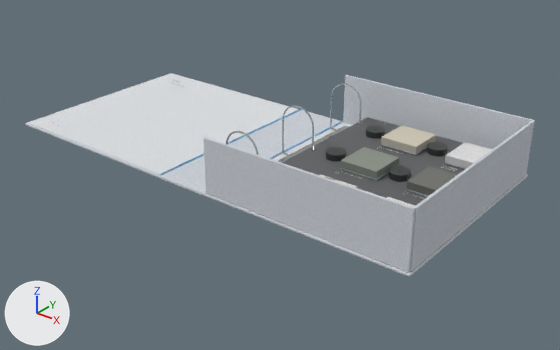
An edit to the glTF model volume-3-model.glb, drawn before and after from the same camera.
Before and after are seen from a 50 mm lens placed at (0.583, -0.73, 0.421), pointed at (0.003, -0.006, -0.028). The axes (+X, +Y, +Z) are drawn at lower left. The lights are the same throughout. The picture after the commit comes second. Where no turn or scale is listed for an object, it has been applied to the vertices.

The scene before the commit, as lines of its bpy script (objects in view):
```python
ob_cover_box_end = bpy.data.objects.new('Cover_box_end', me_cube_068)
ob_cover_box_end.location = (0.2764, 0.0, 0.0356)
ob_cover_box_side = bpy.data.objects.new('Cover_box_side', me_cube_066)
ob_cover_box_side.location = (0.1397, -0.1433, 0.0356)
ob_cover_box_side_001 = bpy.data.objects.new('Cover_box_side.001', me_cube_067)
ob_cover_box_side_001.location = (0.1397, 0.1433, 0.0356)
ob_cover_left = bpy.data.objects.new('Cover_left', me_cube_020)
ob_cover_left.location = (-0.2159, 0.0, -0.0025)
ob_cover_right = bpy.data.objects.new('Cover_right', me_cube_021)
ob_cover_right.location = (0.1397, 0.0, -0.0025)
ob_mounting_page_1 = bpy.data.objects.new('Mounting_page_1', me_cube_024)
ob_mounting_page_1.location = (0.1524, 0.0, 0.0187)
ob_spine_3_in = bpy.data.objects.new('Spine_3_in', me_cube_026)
ob_spine_3_in.location = (-0.0381, 0.0, -0.0025)
# also in view: 'Sample_T-3' at (0.137, 0.0, 0.027); 'Sample_T-4' at (0.229, 0.0, 0.027); 'Inside_left' at (-0.216, 0.0, 0.0); 'Sample_T-2' at (0.229, 0.091, 0.027); 'Sample_T-1' at (0.137, 0.091, 0.027)
```
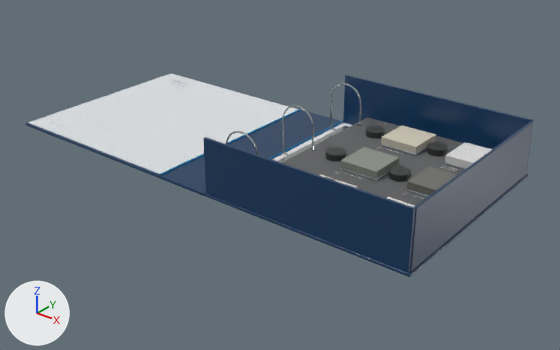
Boxes [x1, y1, x2, y2] around the edits, measured in the pictures (560 x 350 px):
'Cover_box_side', recoloured (grey to blue): [203, 137, 415, 272] in both
'Cover_box_side.001', recoloured (grey to blue): [343, 75, 535, 149] in both
'Cover_box_end', recoloured (darker): [410, 121, 534, 271] in both
'Spine_3_in', recoloured (white to blue): [160, 110, 343, 196] in both
'Cover_right', recoloured: [204, 122, 528, 277] in both
'Cover_left', recoloured: [26, 73, 300, 178] in both

Diff of the bpy script that builds the scene:
```diff
--- a/volume-3-model.glb.py
+++ b/volume-3-model.glb.py
@@ img_plastic_exterior_color @@
+img_plastic_exterior_color = load_image('Plastic exterior color', '_unpacked/Plastic_exterior_color', 256, 256, 'sRGB')
@@ img_plastic_exterior_normal @@
+img_plastic_exterior_normal = load_image('Plastic exterior normal', '_unpacked/Plastic_exterior_normal', 256, 256, 'Non-Color')
@@ mat_utsw_shell_plastic_navy @@
+mat_utsw_shell_plastic_navy = bpy.data.materials.new('UTSW shell plastic navy')
+# colours: dark blue #00355d
+# uses the picture img_plastic_exterior_color
+# uses the picture img_plastic_exterior_normal
@@ me_cube_068 @@
 me_cube_068.from_pydata(...)  # 56 vertices, 108 faces; spans x -0.002..0.002, y -0.141..0.141, z -0.036..0.036
-me_cube_068.materials.append(mat_utsw_shell_cloth_navy)
+me_cube_068.materials.append(mat_utsw_shell_plastic_navy)
@@ me_cube_066 @@
 me_cube_066.from_pydata(...)  # 56 vertices, 108 faces; spans x -0.137..0.137, y -0.002..0.002, z -0.036..0.036
-me_cube_066.materials.append(mat_utsw_shell_cloth_navy)
+me_cube_066.materials.append(mat_utsw_shell_plastic_navy)
@@ me_cube_067 @@
 me_cube_067.from_pydata(...)  # 56 vertices, 108 faces; spans x -0.137..0.137, y -0.002..0.002, z -0.036..0.036
-me_cube_067.materials.append(mat_utsw_shell_cloth_navy)
+me_cube_067.materials.append(mat_utsw_shell_plastic_navy)
@@ me_cube_021 @@
 me_cube_021.from_pydata(...)  # 96 vertices, 188 faces; spans x -0.14..0.14, y -0.146..0.146, z -0.002..0.002
-me_cube_021.materials.append(mat_utsw_shell_cloth_navy)
+me_cube_021.materials.append(mat_utsw_shell_plastic_navy)
@@ me_cube_020 @@
 me_cube_020.from_pydata(...)  # 96 vertices, 188 faces; spans x -0.14..0.14, y -0.146..0.146, z -0.002..0.002
-me_cube_020.materials.append(mat_utsw_shell_cloth_navy)
+me_cube_020.materials.append(mat_utsw_shell_plastic_navy)
@@ me_cube_026 @@
 me_cube_026.from_pydata(...)  # 96 vertices, 188 faces; spans x -0.038..0.038, y -0.146..0.146, z -0.002..0.002
-me_cube_026.materials.append(mat_utsw_shell_cloth_navy)
+me_cube_026.materials.append(mat_utsw_shell_plastic_navy)
```
